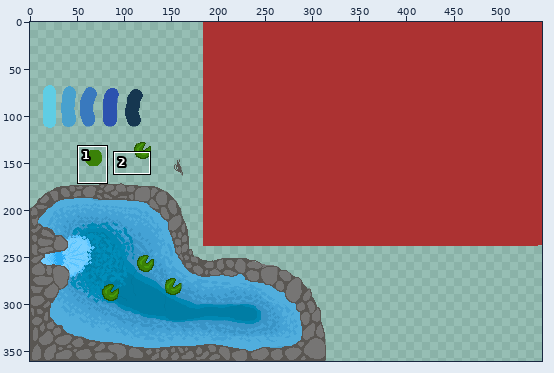
Two states of a pixel-art file, art/items/pond.aseprite. Above, an overview of the earlier version with the close-up marked.
Close-up. First the earlier version:
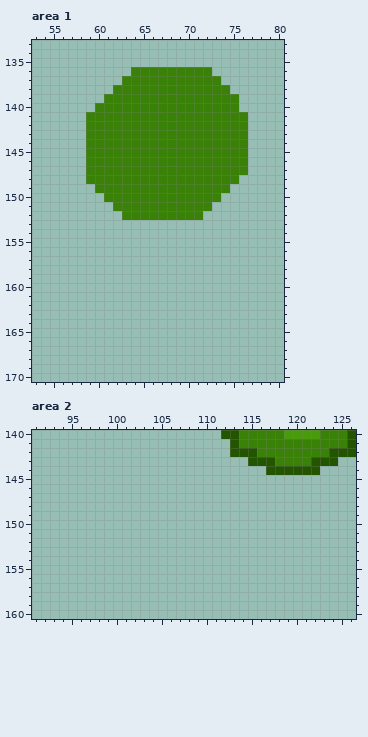
544x360 pixels, 1 frame. Colours within 5 levels of each other are drawn and written as one. Shown: area 1: x 53..80, y 133..170; area 2: x 91..126, y 140..160. The commit also changed other parts of the picture, which this record leaves out.
New version:
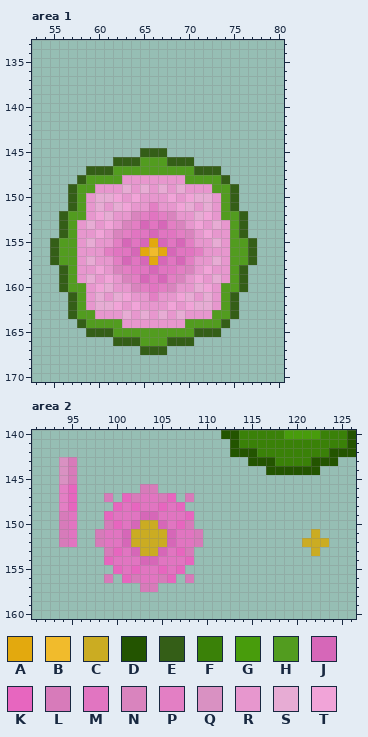
Palette (. is transparent): A #e3a90e  B #f1bb2c  C #cbac22  D #235400  E #345e17  F #3a8108  G #489c0c  H #529c1f  J #d667b8  K #e766bf  L #d77bba  M #e175c1  N #d984be  P #e37fc4  Q #d991c2  R #e797ce  S #e7acd4  T #f1a4d8
What changed:
--- area 1
@@ x 53..80 @@
 135 ............................
-136 ...........FFFFFFFFF........
-137 ..........FFFFFFFFFFF.......
-138 .........FFFFFFFFFFFFF......
-139 ........FFFFFFFFFFFFFFF.....
-140 .......FFFFFFFFFFFFFFFF.....
-141 ......FFFFFFFFFFFFFFFFFF....
-142 ......FFFFFFFFFFFFFFFFFF....
-143 ......FFFFFFFFFFFFFFFFFF....
-144 ......FFFFFFFFFFFFFFFFFF....
-145 ......FFFFFFFFFFFFFFFFFF....
-146 ......FFFFFFFFFFFFFFFFFF....
-147 ......FFFFFFFFFFFFFFFFFF....
-148 ......FFFFFFFFFFFFFFFFF.....
-149 .......FFFFFFFFFFFFFFF......
-150 ........FFFFFFFFFFFFF.......
-151 .........FFFFFFFFFFF........
-152 ..........FFFFFFFFF.........
-153 ............................
-154 ............................
-155 ............................
-156 ............................
-157 ............................
-158 ............................
-159 ............................
-160 ............................
-161 ............................
-162 ............................
-163 ............................
-164 ............................
-165 ............................
-166 ............................
-167 ............................
+136 ............................
+137 ............................
+138 ............................
+139 ............................
+140 ............................
+141 ............................
+142 ............................
+143 ............................
+144 ............................
+145 ............EEE.............
+146 .........EEEHHHEEE..........
+147 ......EEEHHHHHHHHHEEE.......
+148 .....EHHHHRRRRRRRHHHHE......
+149 ....EHHRRRSRSRSRSRRRHHE.....
+150 ....EHRSSTRTRRRTRTSSRHE.....
+151 ....EHRSRSTRRPRRTSRSRHE.....
+152 ...EHHRTSRRNPMPNRRSTRHHE....
+153 ...EHRSRTRNPJMJPNRTRSRHE....
+154 ...EHRRTRNPMMJMMPNRTRRHE....
+155 ..EHHRSRRPJMJAJMJPRRSRHHE...
+156 ..EHHRRRPMMJABAJMMPRRRHHE...
+157 ..EHHRSRRPJMJAJMJPRRSRHHE...
+158 ...EHRRTRNPMMJMMPNRTRRHE....
+159 ...EHRSRTRNPJMJPNRTRSRHE....
+160 ...EHHRTSRRNPMPNRRSTRHHE....
+161 ....EHRSRSTRRPRRTSRSRHE.....
+162 ....EHRSSTRTRRRTRTSSRHE.....
+163 ....EHHRRRSRSRSRSRRRHHE.....
+164 .....EHHHHRRRRRRRHHHHE......
+165 ......EEEHHHHHHHHHEEE.......
+166 .........EEEHHHEEE..........
+167 ............EEE.............
 168 ............................
--- area 2
@@ x 91..126 @@
 142 ......................DDDFFFFFFFFDDD
-143 ........................DDDFFFFDDD..
-144 ..........................DDDDDD....
-145 ....................................
-146 ....................................
-147 ....................................
-148 ....................................
-149 ....................................
-150 ....................................
-151 ....................................
-152 ....................................
-153 ....................................
-154 ....................................
-155 ....................................
-156 ....................................
-157 ....................................
+143 ...QL...................DDDFFFFDDD..
+144 ...QL.....................DDDDDD....
+145 ...QL...............................
+146 ...PK.......LL......................
+147 ...PK...L.KLMMLK.L..................
+148 ...PK....KMKMMKMK...................
+149 ...LM...KMMMJJMMMK..................
+150 ...LM...LKMJCCJMKL..................
+151 ...LM..LMMJCCCCJMML............C....
+152 ...LM..LMMJCCCCJMML...........CCC...
+153 ........LKMJCCJMKL.............C....
+154 ........KMMMJJMMMK..................
+155 .........KMKMMKMK...................
+156 ........L.KLMMLK.L..................
+157 ............LL......................
 158 ....................................
Changed places in both close-ups, as pixel boxes (x1, y1, x2, y2):
changed: (50, 67, 257, 355)
added: (59, 457, 203, 592)
added: (302, 529, 329, 556)
